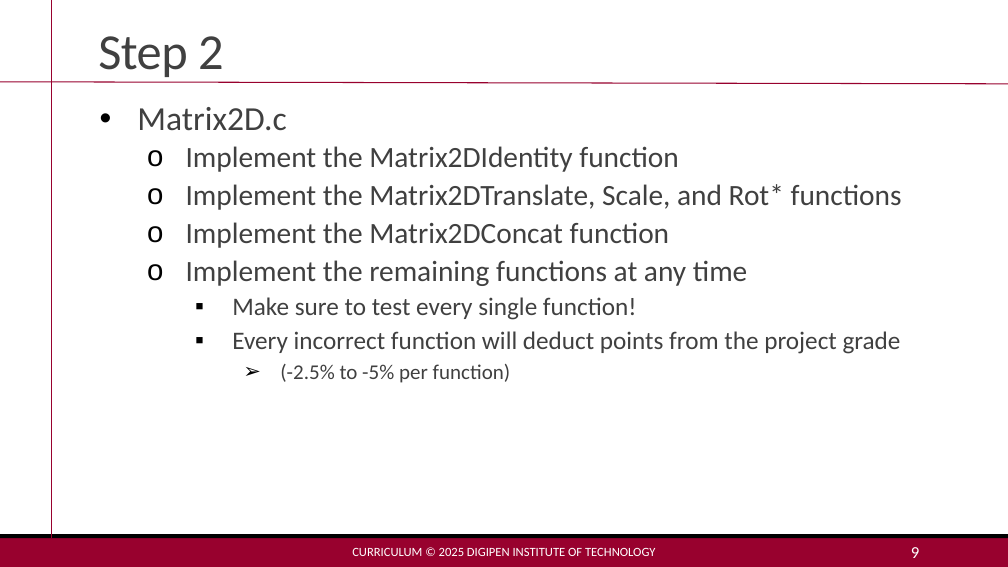
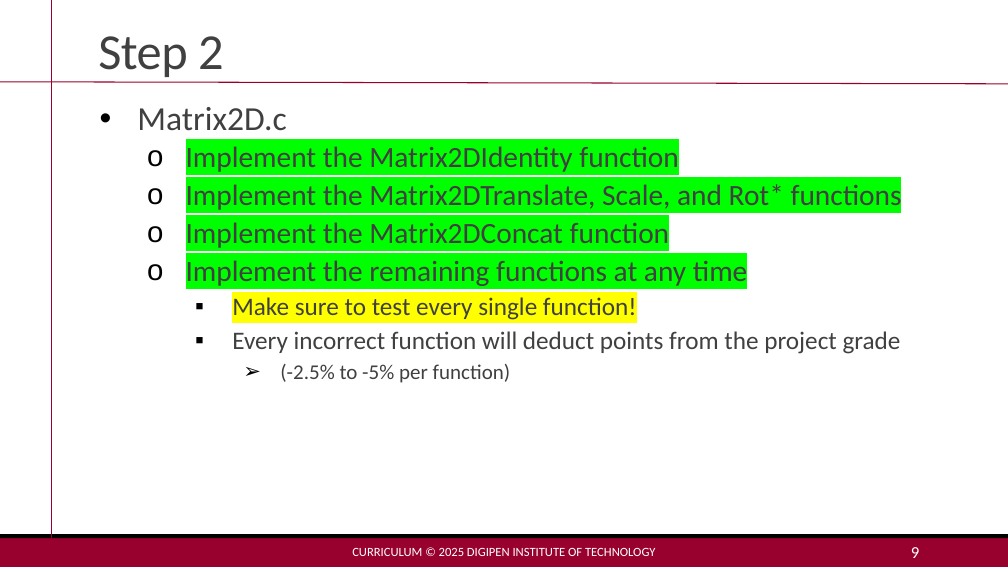
Before and after one commit to MakoJBryant/cs-230-project-game-engine, a slide deck: slide 9 of Project 3 - Lecture.pptx. Drawn at 1008x567 pixels with LibreOffice and Linux fonts; fonts in the diff are those of the drawing. Boxes give left, top, right and bottom in pixels: in the first picture for what was removed or moved away, otherwise in the second. Text is boxed around its words. In the diff, an @@ line names an element or a change of style, - is before the commit and + after.

Commit message:
✨ Complete Matrix2D.c function implementations

```diff
--- a/Project 3 - Lecture.pptx
+++ b/Project 3 - Lecture.pptx
@@ text at bbox=[186, 146, 902, 320]: highlight none to #00FF00 in "Implement the Matrix2DIdentity function", "Implement the Matrix2DTranslate, Scale, and Rot* functions", "Implement the Matrix2DConcat function", "Implement the remaining functions at any time"; highlight none to #FFFF00 in "Make sure to test every single function!" @@
```
Also in this commit, not shown: 1 other file.
